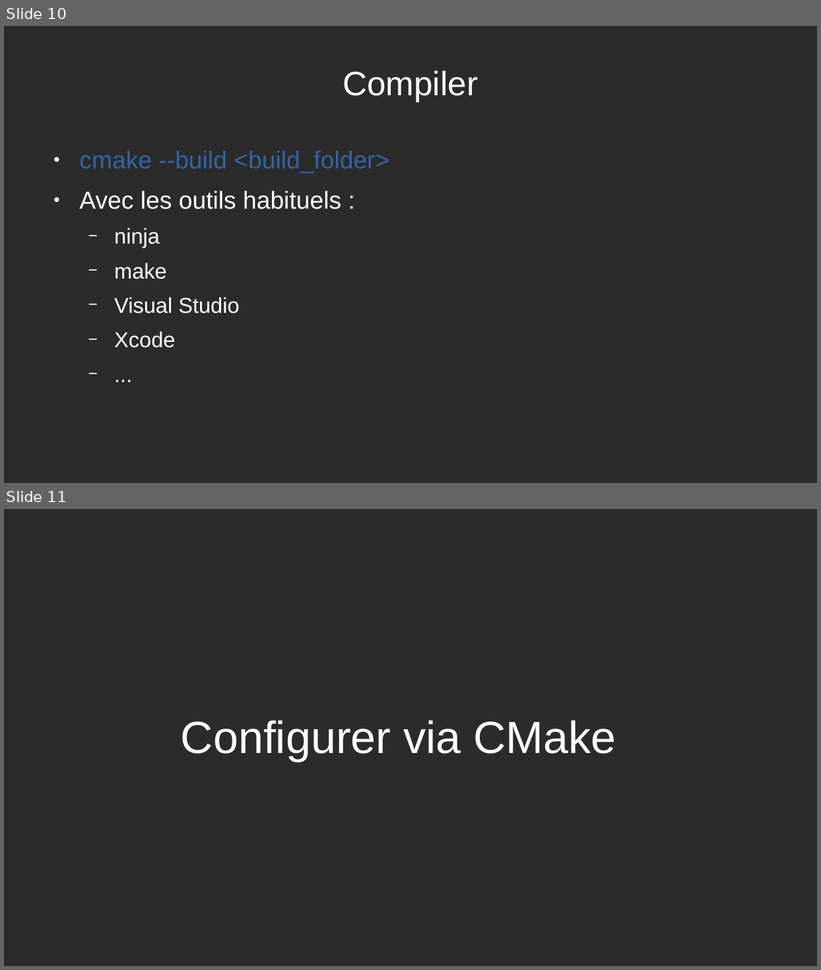
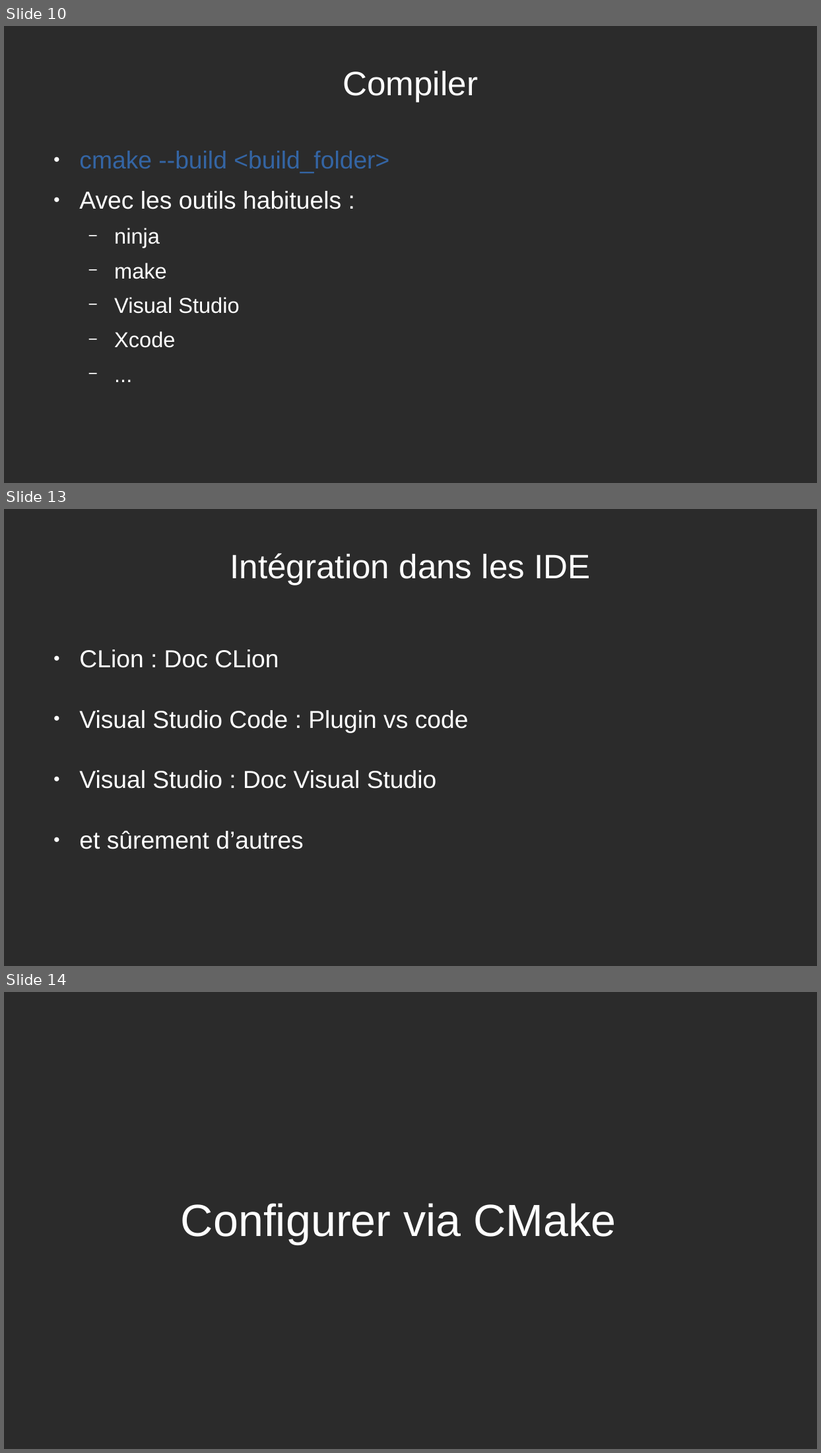
Before and after one commit to joeBlinx/Presentation_CMake, a slide deck: Presentation_CMake.odp. Shown one above the other, each under a label of ours: slides 10 and 11 before the commit, slides 10, 13 and 14 after it; the slides between them are not shown. The pictures are 821x970 and 821x1453 pixels, drawn with LibreOffice and Linux fonts; fonts in the diff are those of the drawing; background and template pictures are left out; a plain dark background stands for a picture behind light text. Boxes give left, top, right and bottom in pixels: in the first picture for what was removed or moved away, otherwise in the second. Text is boxed around its words. In the diff, an @@ line names an element or a change of style, - is before the commit and + after.

```diff
--- a/Presentation_CMake.odp
+++ b/Presentation_CMake.odp
@@ slide 13 added at [4,509,817,966], background picture (left out) @@
@@ title added at [230,553,590,586], 33 pt, text #FFFFFF @@
+Intégration dans les IDE
@@ text added at [79,650,469,850], 24 pt, text #FFFFFF @@
+● CLion : Doc CLion
+● Visual Studio Code : Plugin vs code
+● Visual Studio : Doc Visual Studio
+● et sûrement d’autres
@@ what was slide 11 is now slide 14 @@
```
Also in this commit, not shown: 6 slides changed, 5 other slides added, 1 slide removed.
